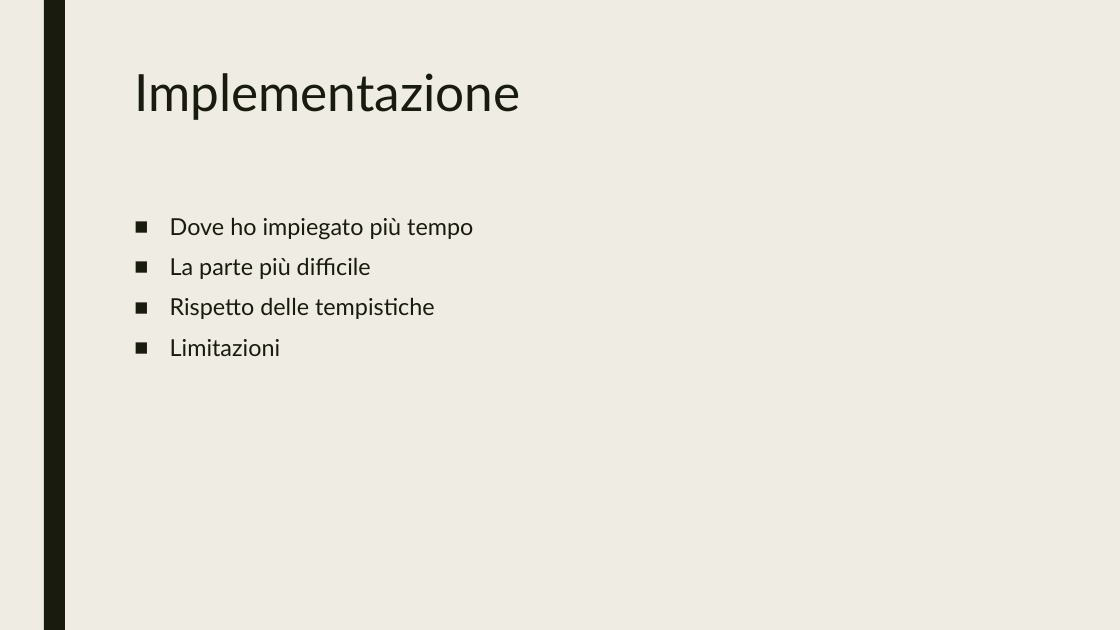
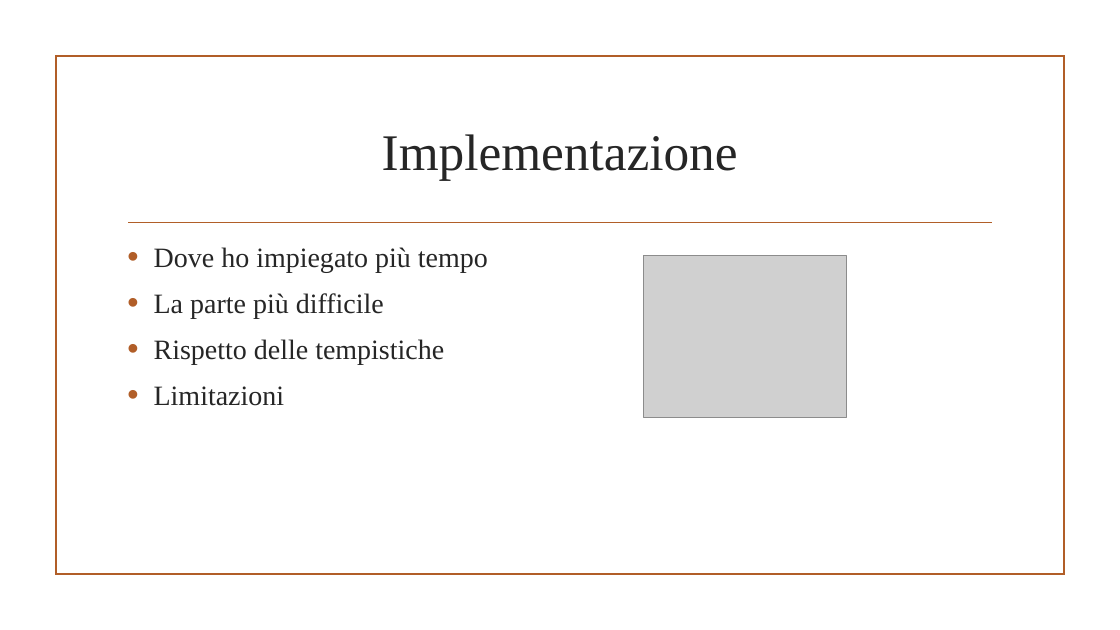
Before and after one commit to JariNaeser/Progetto1, a slide deck: slide 5 of doc/Presentazione progetto.pptx. Drawn at 1120x630 pixels with LibreOffice and Linux fonts; fonts in the diff are those of the drawing; grey boxes stand for pictures; background and template pictures are left out. Boxes give left, top, right and bottom in pixels: in the first picture for what was removed or moved away, otherwise in the second. Text is boxed around its words. In the diff, an @@ line names an element or a change of style, - is before the commit and + after.

```diff
--- a/doc/Presentazione progetto.pptx
+++ b/doc/Presentazione progetto.pptx
@@ background #EFEDE3 to picture (left out) @@
@@ rectangle removed at [44,0,65,630] @@
@@ rectangle added at [55,56,1064,575], outline #B15E28 1.25 pt @@
@@ title "Implementazione": place and size @@
-title "Implementazione" at [134,73,520,120]
+title "Implementazione" at [382,134,738,181]
@@ title "Implementazione" at [382,134,738,181]: font Lato to Times New Roman, text colour #191B0E to #262626; alignment left to centre; line spacing 0.89 to 1; vertical alignment top to middle @@
@@ text "Dove ho impiegato più tempo": place and size @@
-text "Dove ho impiegato più tempo" at [170,217,473,356]
+text "Dove ho impiegato più tempo" at [154,247,488,406]
@@ text "Dove ho impiegato più tempo" at [154,247,488,406]: size 20 to 24 pt, font Lato to Times New Roman, text colour #191B0E to #262626; bullet ■ to •; line spacing 0.94 to 1; less space between paragraphs @@
@@ line added from (129, 223) to (992, 223), #B15E28 1.25 pt @@
@@ picture added at [644,255,846,418] @@
```
Also in this commit, not shown: 5 other slides changed.
